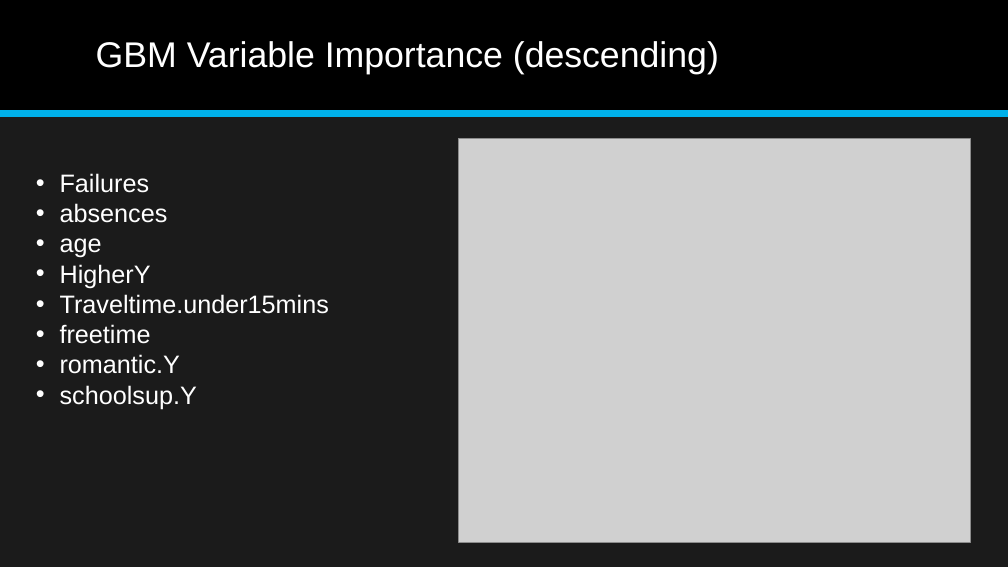
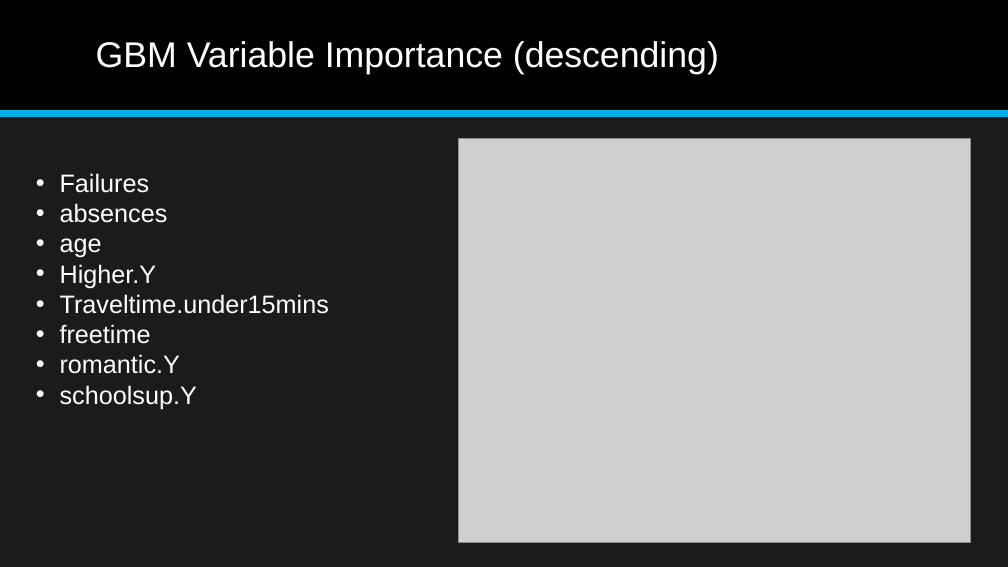
Before and after one commit to aajunwa/capstone, a slide deck: slide 19 of Student Alcohol Consumption Data Science Project.pptx. Drawn at 1008x567 pixels with LibreOffice and Linux fonts; fonts in the diff are those of the drawing; grey boxes stand for pictures. Boxes give left, top, right and bottom in pixels: in the first picture for what was removed or moved away, otherwise in the second. Text is boxed around its words. In the diff, an @@ line names an element or a change of style, - is before the commit and + after.

```diff
--- a/Student Alcohol Consumption Data Science Project.pptx
+++ b/Student Alcohol Consumption Data Science Project.pptx
@@ text at bbox=[60, 264, 157, 288]: text changed @@
-• HigherY
+• Higher.Y
```
Also in this commit, not shown: 1 other slide changed, 3 other files.
